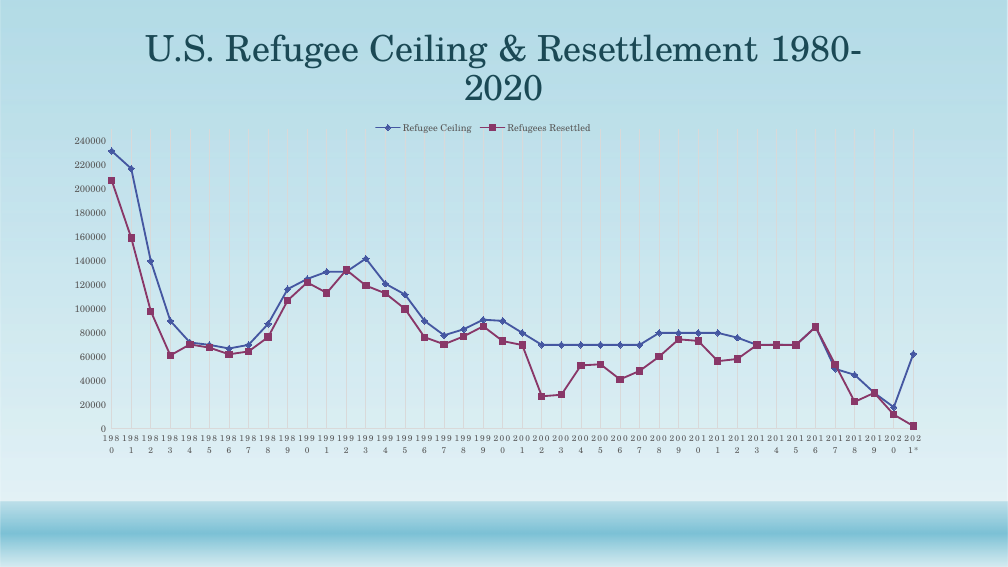
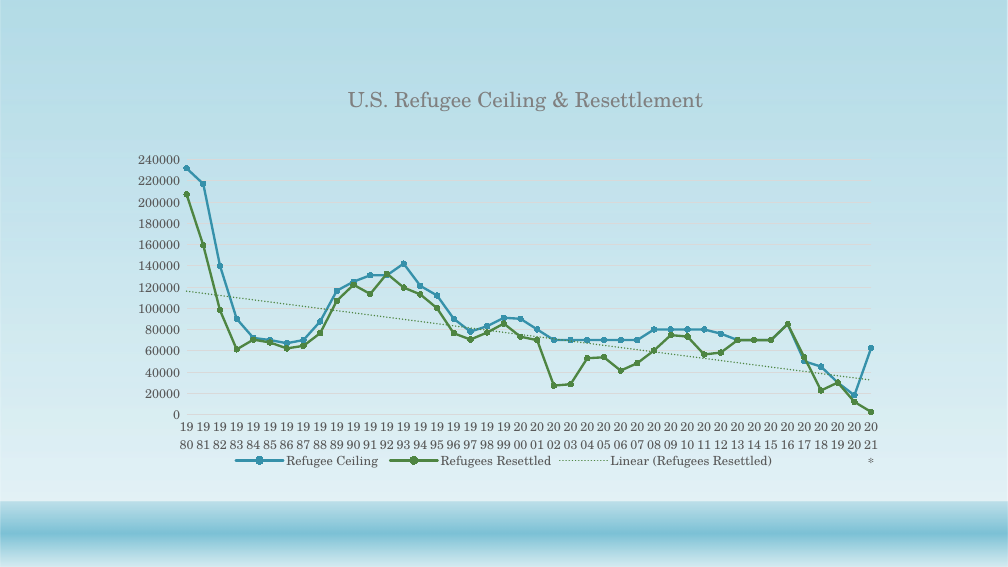
Before and after one commit to Abdullah0930/Refugee-Immigrants-to-U.S, a slide deck: slide 7 of Capstone/Refugees in U.S.pptx (slide 4 before the commit). Drawn at 1008x567 pixels with LibreOffice and Linux fonts; fonts in the diff are those of the drawing; background and template pictures are left out. Boxes give left, top, right and bottom in pixels: in the first picture for what was removed or moved away, otherwise in the second. Text is boxed around its words. In the diff, an @@ line names an element or a change of style, - is before the commit and + after.

```diff
--- a/Capstone/Refugees in U.S.pptx
+++ b/Capstone/Refugees in U.S.pptx
@@ title at box(348, 92, 703, 111): text changed; size 34.2 to 19.8 pt; text colour #1B4855 to #808080 @@
-U.S. Refugee Ceiling & Resettlement 1980-2020
+U.S. Refugee Ceiling & Resettlement
@@ line chart at box(111, 130, 898, 473) @@
@@ colour of Refugee Ceiling  #4557A1 to #3691AA @@
@@ colour of Refugees Resettled #893768 to #4E8542 @@
@@ legend changed @@
@@ category axis changed @@
@@ value axis changed @@
@@ plot area changed @@
@@ line chart: place and size @@
-line chart at box(23, 112, 944, 494)
+line chart at box(111, 130, 898, 473)
```
Also in this commit, not shown: 6 other slides changed, 4 slides added, 6 other files.
